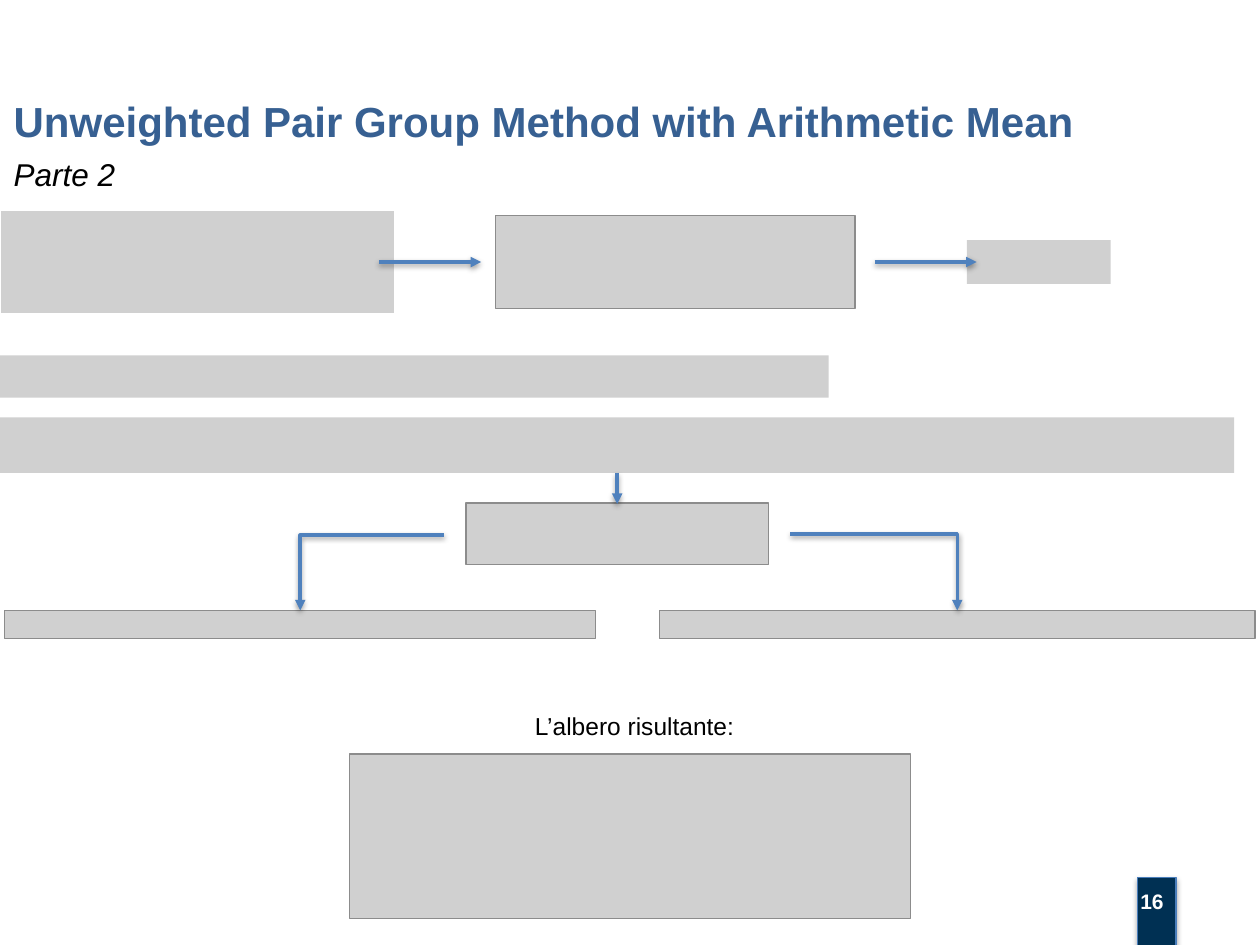
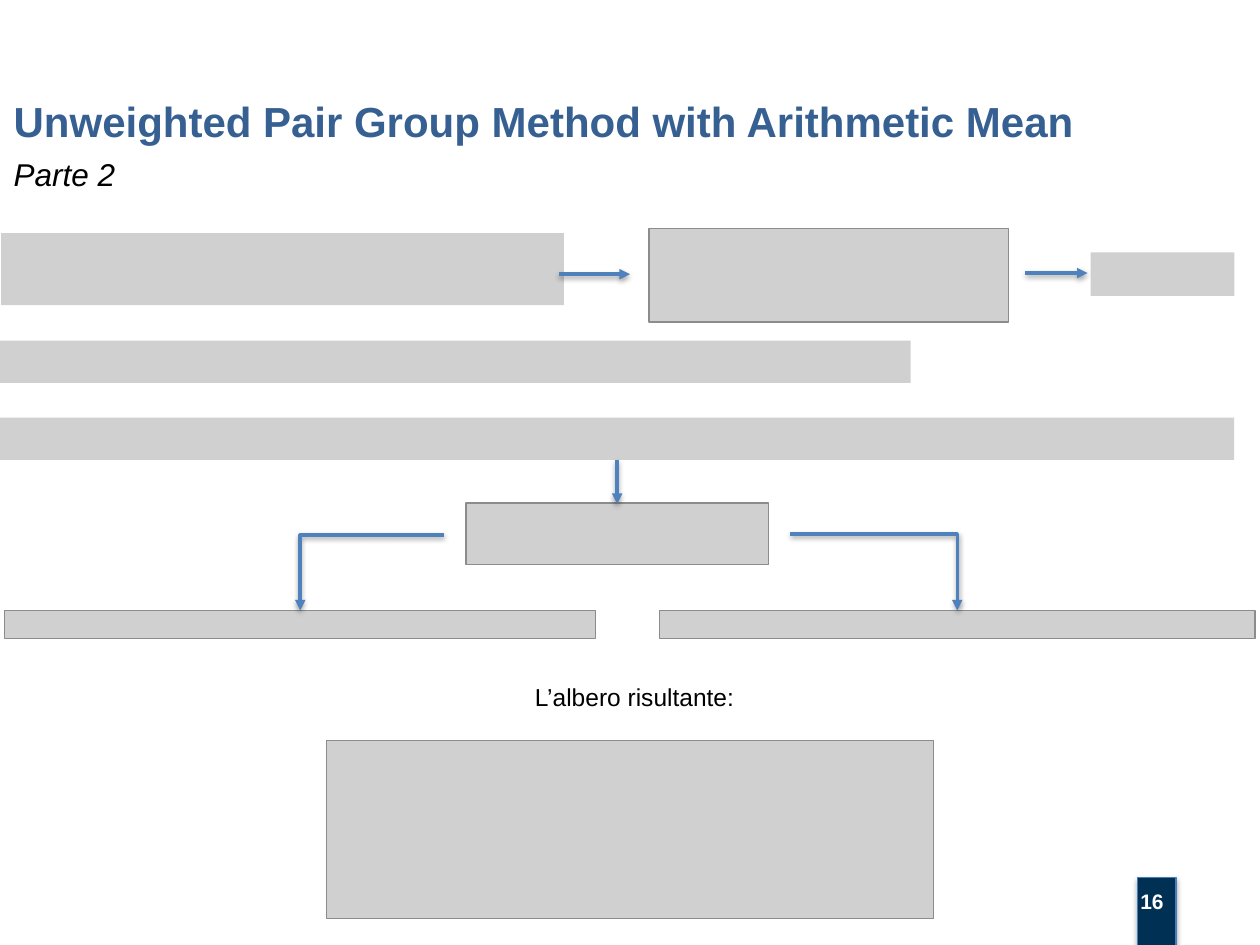
Before and after one commit to mtortoli/Thesis, a slide deck: slide 16 of Discussione Laurea/Slides v.1.0.pptx. Drawn at 1260x945 pixels with LibreOffice and Linux fonts; fonts in the diff are those of the drawing; grey boxes stand for pictures; background and template pictures are left out. Boxes give left, top, right and bottom in pixels: in the first picture for what was removed or moved away, otherwise in the second. Text is boxed around its words. In the diff, an @@ line names an element or a change of style, - is before the commit and + after.

```diff
--- a/Discussione Laurea/Slides v.1.0.pptx
+++ b/Discussione Laurea/Slides v.1.0.pptx
@@ picture resized from (x1=1, y1=212, x2=394, y2=314) to (x1=1, y1=233, x2=564, y2=305) @@
@@ picture moved from (x1=496, y1=215, x2=856, y2=309) to (x1=649, y1=229, x2=1008, y2=323) @@
@@ picture removed at (x1=966, y1=241, x2=1110, y2=285) @@
@@ picture added at (x1=1091, y1=252, x2=1235, y2=296) @@
@@ arrow moved from (379, 262) - (481, 262) to (559, 275) - (630, 275) @@
@@ arrow moved from (874, 262) - (976, 262) to (1026, 273) - (1087, 273) @@
@@ picture resized from (x1=0, y1=355, x2=829, y2=398) to (x1=0, y1=340, x2=911, y2=383) @@
@@ picture resized from (x1=0, y1=417, x2=1235, y2=472) to (x1=0, y1=417, x2=1235, y2=460) @@
@@ arrow moved from (617, 472) - (617, 504) to (617, 460) - (617, 504) @@
@@ text "L’albero risultante:" moved from (x1=535, y1=717, x2=734, y2=736) to (x1=535, y1=688, x2=734, y2=707) @@
@@ picture resized from (x1=349, y1=755, x2=911, y2=919) to (x1=326, y1=741, x2=934, y2=919) @@
```
Also in this commit, not shown: 13 other slides changed, 1 other file.
